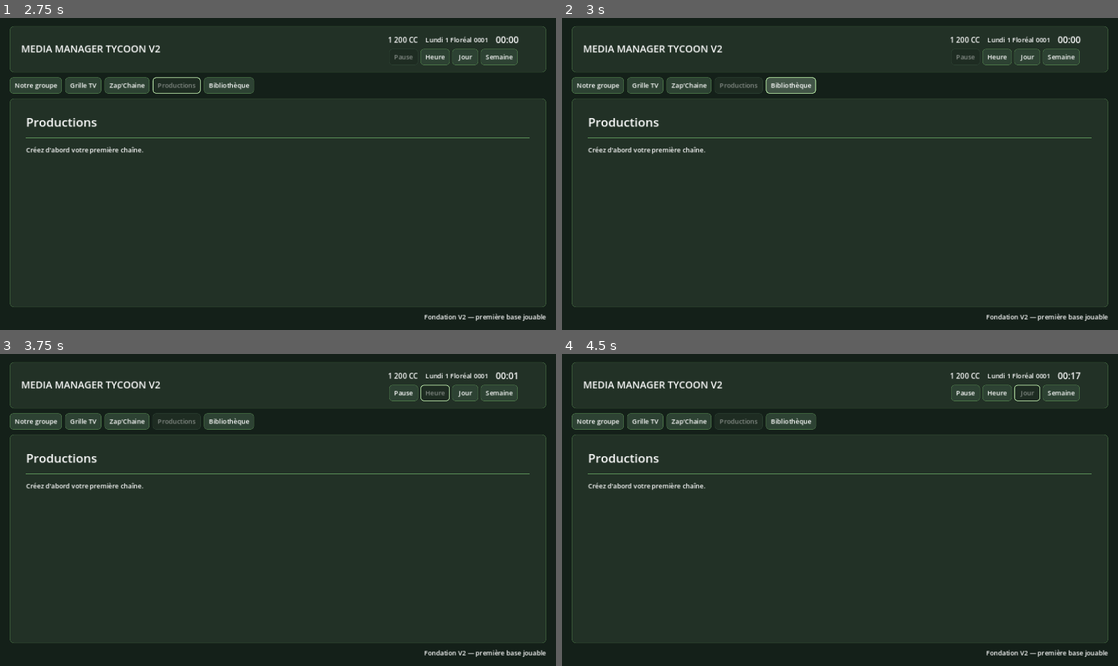
Above: before the commit, frames 1-4 (two rows, left to right).
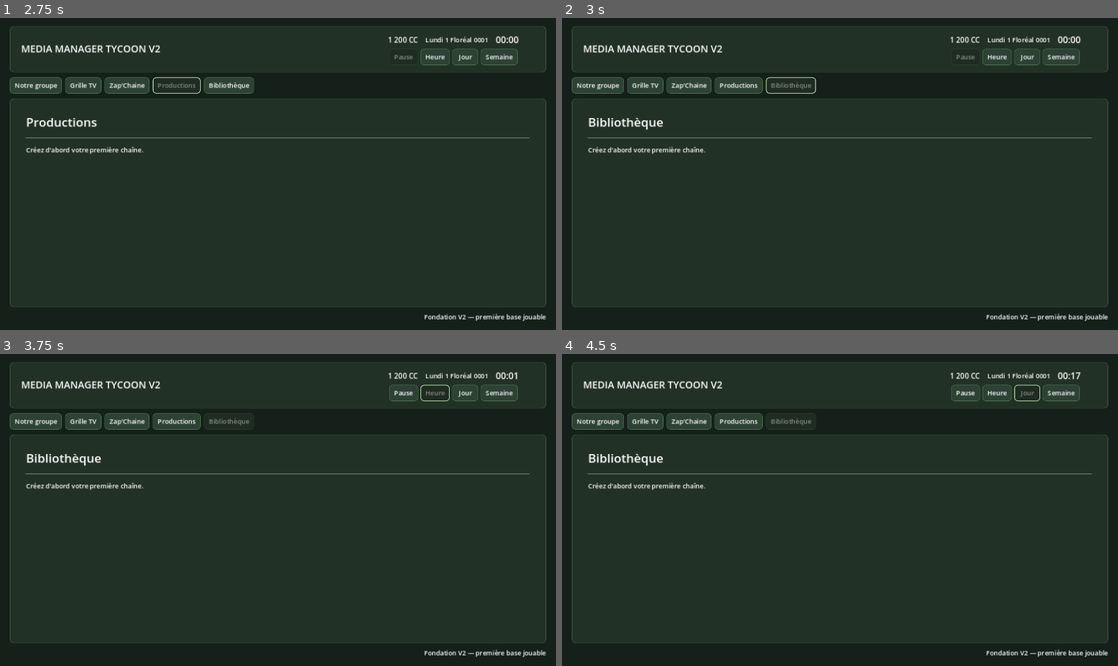
Above: after the commit, the same moments.

Repository: Adrienco69/MediaManagerTycoon_V2
Game: Godot game, scene res://scenes/main.tscn
The game is run twice, just before and just after one commit, with the same random seed, the same clock (stepped at 60 frames per second) and the same inputs.
Inputs (mouse positions are in pixels of both pictures, inside the frame that each line leads up to):
- Up to frame 1 (2.75 s): click (278, 164) at 0.52 s; type "Alex" at 0.6 s; click (278, 205) at 0.75 s; type "Alex" at 0.83 s; click "Commencer" at 1.25 s; click "Productions" at 2 s
- Up to frame 2 (3 s): click "Bibliothèque" at 2.75 s
- Up to frame 3 (3.75 s): click "Heure" at 3.5 s
- Up to frame 4 (4.5 s): click "Jour" at 4.25 s

Frame 1 is identical in both runs. In frame 2, 0.8% of the frame differs, in the area x 5-46%, y 18-36%; in frame 3, 0.5%; in frame 4, 0.5%.

Commit message:
Branche la nouvelle page Bibliothèque

Diff:
--- a/scripts/main.gd
+++ b/scripts/main.gd
@@ -8,6 +8,7 @@
 const TVGridPageControllerScript = preload("res://scripts/ui/tv_grid_page_controller.gd")
 const ZapPageControllerScript = preload("res://scripts/ui/zap_page_controller.gd")
 const ProductionPageControllerScript = preload("res://scripts/ui/production_page_controller.gd")
+const LibraryPageControllerScript = preload("res://scripts/ui/library_page_controller.gd")
 const MainContentScrollScript = preload("res://scripts/ui/main_content_scroll.gd")
 
 @onready var background: ColorRect = $Background
@@ -33,6 +34,7 @@
 @onready var grid_button: Button = %GridButton
 @onready var zap_button: Button = %ZapButton
 @onready var production_button: Button = %ProductionButton
+@onready var library_button: Button = %LibraryButton
 @onready var content_margin: MarginContainer = $GameUI/RootVBox/MainPanel/ContentMargin
 @onready var content_container: VBoxContainer = $GameUI/RootVBox/MainPanel/ContentMargin/ContentVBox
 @onready var page_title: Label = %PageTitle
@@ -105,6 +107,7 @@
 	grid_button.pressed.connect(_show_grid)
 	zap_button.pressed.connect(_show_zap)
 	production_button.pressed.connect(_show_productions)
+	library_button.pressed.connect(_show_library)
 
 
 func _show_start_screen() -> void:
@@ -296,8 +299,26 @@
 	ProductionPageControllerScript.render(
 		content_container,
 		page_description,
-		GameState.get_group_programs(),
+		GameState.get_active_productions(),
 		_on_create_production_requested
+	)
+
+
+func _show_library() -> void:
+	_clear_dynamic_pages()
+	_scroll_main_to_top()
+	NavigationButtonStateScript.apply(_get_navigation_buttons(), library_button)
+	page_title.text = "Bibliothèque"
+
+	if not GameState.has_player_channel():
+		page_description.size_flags_vertical = Control.SIZE_EXPAND_FILL
+		page_description.text = "Créez d'abord votre première chaîne."
+		return
+
+	LibraryPageControllerScript.render(
+		content_container,
+		page_description,
+		GameState.get_group_programs()
 	)
 
 
@@ -310,6 +331,7 @@
 	TVGridPageControllerScript.clear(content_container)
 	ZapPageControllerScript.clear(content_container)
 	ProductionPageControllerScript.clear(content_container)
+	LibraryPageControllerScript.clear(content_container)
 
 
 func _scroll_main_to_top() -> void:
@@ -322,7 +344,8 @@
 		group_button,
 		grid_button,
 		zap_button,
-		production_button
+		production_button,
+		library_button
 	]
 
 
